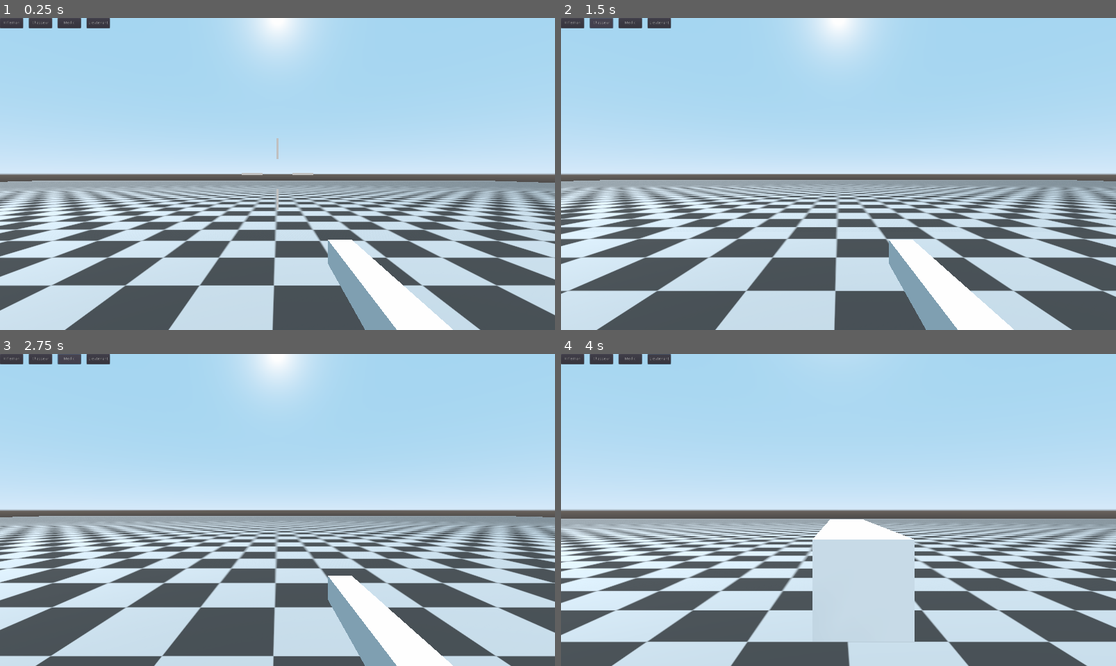
Above: before the commit, frames 1-4 (two rows, left to right).
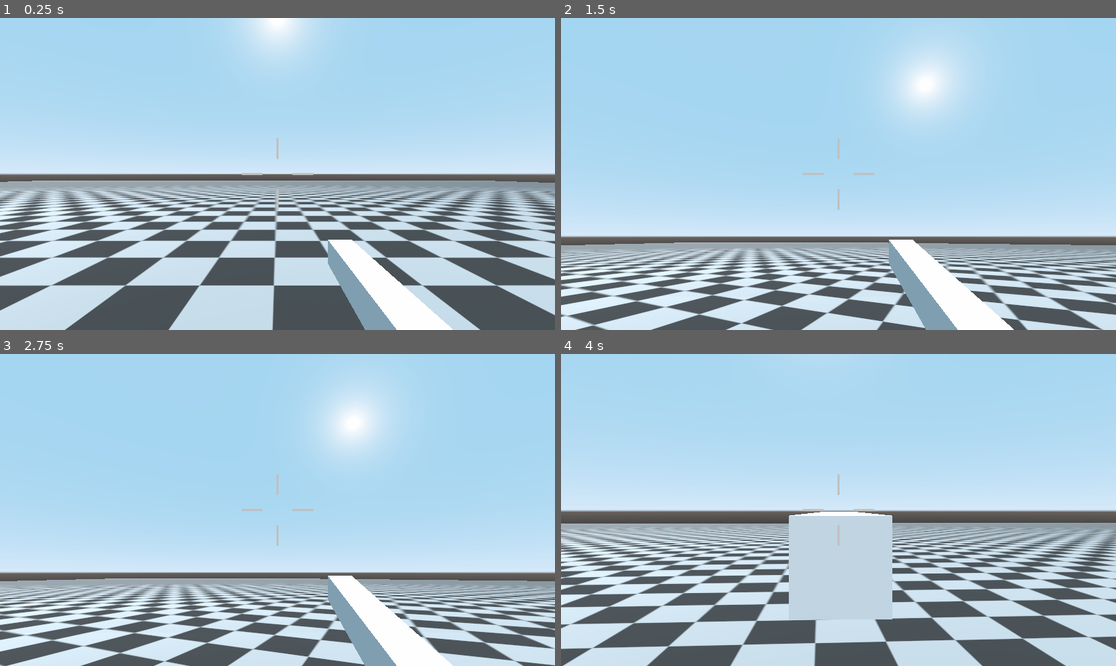
Above: after the commit, the same moments.

Repository: Octopodes-Nuts/FracturedExodus
Game: Godot game, scene res://environment/maps/test_map/TestMap.tscn
The game is run twice, just before and just after one commit, with the same random seed, the same clock (stepped at 60 frames per second) and the same inputs.
Inputs (mouse positions are in pixels of both pictures, inside the frame that each line leads up to):
- Up to frame 1 (0.25 s): no input
- Up to frame 2 (1.5 s): click (572, 24) at 0.5 s, where only the run before the commit has a clickable "Rifleman"; click (599, 24) at 1.25 s, where only the run before the commit has a clickable "Chasseur"
- Up to frame 3 (2.75 s): click (66, 360) at 2 s, where only the run before the commit has a clickable "Medic"
- Up to frame 4 (4 s): click (660, 360) at 2.75 s, where only the run before the commit has a clickable "Lieutenant"; tap Enter at 3.5 s; move the mouse to (866, 510) at 3.52 s; hold W (move_forward) from 3.53 s (still down); hold Right mouse button (ads) from 3.53 s (still down); click (866, 510) at 3.67 s; tap Space (jump) at 3.77 s

The runs differ from the first frame. In frame 1, 0.6% of the frame differs, in the area x 0-20%, y 0-4%; in frame 2, 44%, in the area x 0-100%, y 0-100%; in frame 3, 43%; in frame 4, 27%.

Commit message:
Finish class seleciton

Diff:
--- a/src/behavior/player/movement/DefaultController.gd
+++ b/src/behavior/player/movement/DefaultController.gd
@@ -8,7 +8,7 @@
 onready var Local = get_node('/root/Local')
 
 onready var escape_menu = preload(
-	'res://ui/escape_menu/EscapeMenu.tscn').instance()
+	'res://debug/ui/debug_escape_menu/DebugEscapeMenu.tscn').instance()
 
 export var MAX_SPEED: float = 6.0
 export var MAX_SPRINT: float = 12.0
--- a/src/debug/ui/class_selection/ClassSelector.gd
+++ b/src/debug/ui/class_selection/ClassSelector.gd
@@ -13,13 +13,15 @@
 	empire_classes     = ClassRegister.empire_classes
 	free_agent_classes = ClassRegister.free_agent_classes
 	player = Local.player
-	generate_buttons(entente_classes)
+	generate_buttons(entente_classes, 0)
+	generate_buttons(empire_classes, 1)
+	generate_buttons(free_agent_classes, 2)
 
 # dyncamically create buttons and link them to dynamically generated
 # load actions
 
-func generate_buttons(classes: Dictionary):
-	var position = Vector2(0, 0)
+func generate_buttons(classes: Dictionary, row: int):
+	var position = Vector2(0, row * 50)
 	for key in classes.keys():
 		var button = Button.new()
 		button.text = key
@@ -39,3 +41,4 @@
 	Global.map_root.add_child(new_player)
 	new_player.transform.origin = Vector3(0, 2, 0)
 	Local.player = new_player
+	get_parent().remove_child(self)
--- /dev/null
+++ b/src/debug/ui/debug_escape_menu/DebugEscapeMenu.gd
@@ -0,0 +1,7 @@
+extends Node
+
+onready var character_selection = load(
+	'res://debug/ui/class_selection/ClassSelector.tscn').instance()
+
+func _on_class_selection_pressed():
+	add_child(character_selection)
--- /dev/null
+++ b/src/debug/ui/debug_escape_menu/DebugEscapeMenu.tscn
@@ -0,0 +1,24 @@
+[gd_scene load_steps=3 format=2]
+
+[ext_resource path="res://ui/escape_menu/EscapeMenu.tscn" type="PackedScene" id=1]
+[ext_resource path="res://debug/ui/debug_escape_menu/DebugEscapeMenu.gd" type="Script" id=2]
+
+[node name="dubug_escape_menu" type="Control"]
+anchor_right = 1.0
+anchor_bottom = 1.0
+script = ExtResource( 2 )
+
+[node name="escape_menu" parent="." instance=ExtResource( 1 )]
+
+[node name="class_selection" type="Button" parent="escape_menu"]
+anchor_left = 0.5
+anchor_top = 0.5
+anchor_right = 0.5
+anchor_bottom = 0.5
+margin_left = -157.0
+margin_top = 176.0
+margin_right = 159.0
+margin_bottom = 214.0
+text = "Class Selection"
+
+[connection signal="pressed" from="escape_menu/class_selection" to="." method="_on_class_selection_pressed"]
--- a/src/environment/maps/test_map/TestMap.tscn
+++ b/src/environment/maps/test_map/TestMap.tscn
@@ -7,7 +7,6 @@
 [ext_resource path="res://ui/hud/Hud.tscn" type="PackedScene" id=5]
 [ext_resource path="res://behavior/ai/basic_enemy/BasicEnemy.tscn" type="PackedScene" id=6]
 [ext_resource path="res://debug/debug_scenes/target_0.tscn" type="PackedScene" id=7]
-[ext_resource path="res://debug/ui/class_selection/ClassSelector.tscn" type="PackedScene" id=8]
 
 [sub_resource type="BoxShape" id=1]
 
@@ -48,5 +47,3 @@
 
 [node name="target" parent="." instance=ExtResource( 7 )]
 transform = Transform( 1, 0, 0, 0, 1, 0, 0, 0, 1, 13.7816, 1.95305, -1.33422 )
-
-[node name="character_select" parent="." instance=ExtResource( 8 )]
Not shown: 1 places in src/environment/maps/test_map/TestMap.tscn that only renumber resources
